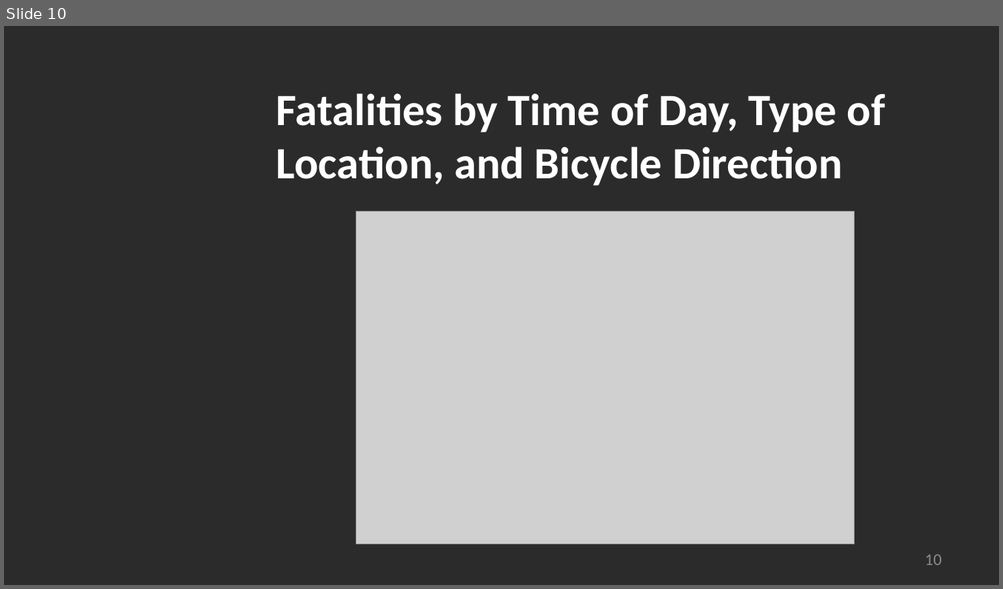
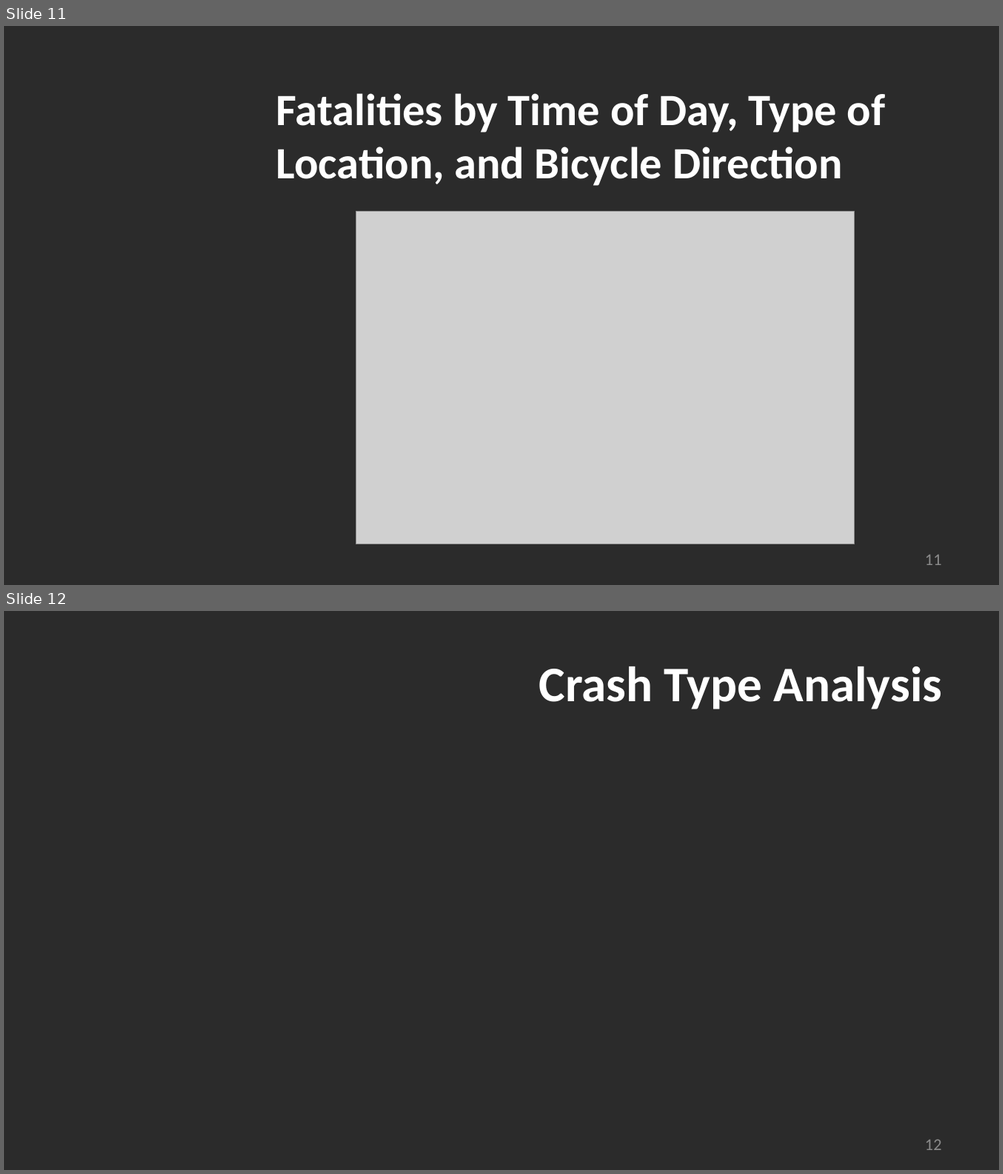
Before and after one commit to madams11/DataR-Project, a slide deck: US Bicycle Fatalities_Group 4.pptx. Shown one above the other, each under a label of ours: slide 10 before the commit, slides 11 and 12 after it. The pictures are 1003x589 and 1003x1174 pixels, drawn with LibreOffice and Linux fonts; fonts in the diff are those of the drawing; grey boxes stand for pictures; background and template pictures are left out; a plain dark background stands for a picture behind light text. Boxes give left, top, right and bottom in pixels: in the first picture for what was removed or moved away, otherwise in the second. Text is boxed around its words. In the diff, an @@ line names an element or a change of style, - is before the commit and + after.

```diff
--- a/US Bicycle Fatalities_Group 4.pptx
+++ b/US Bicycle Fatalities_Group 4.pptx
@@ slide 12 added at (4,611,999,1170), background picture (left out) @@
@@ title added at (539,667,942,709), 48 pt, text #FFFFFF, bold @@
+Crash Type Analysis
@@ page number added at (925,1139,942,1150), 16 pt, text #8C8C8C @@
+12
@@ what was slide 10 is now slide 11 @@
@@ page number at (925,555,942,565): text changed @@
-10
+11
```
Also in this commit, not shown: 2 slides changed, 4 other slides added, 1 slide removed, 1 other file.
